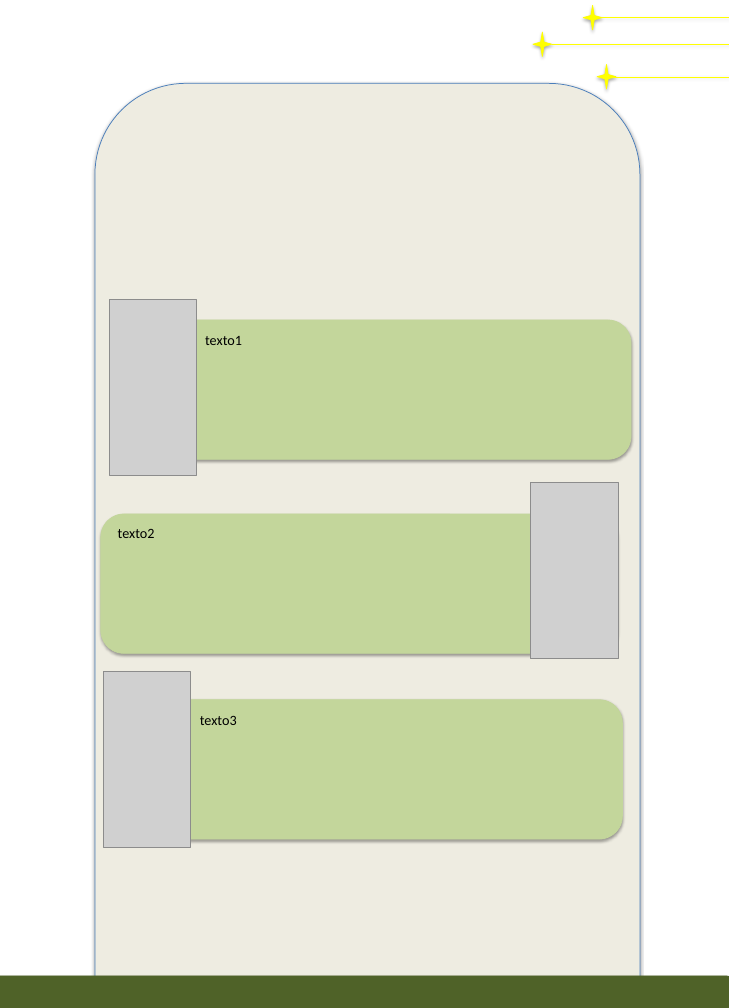
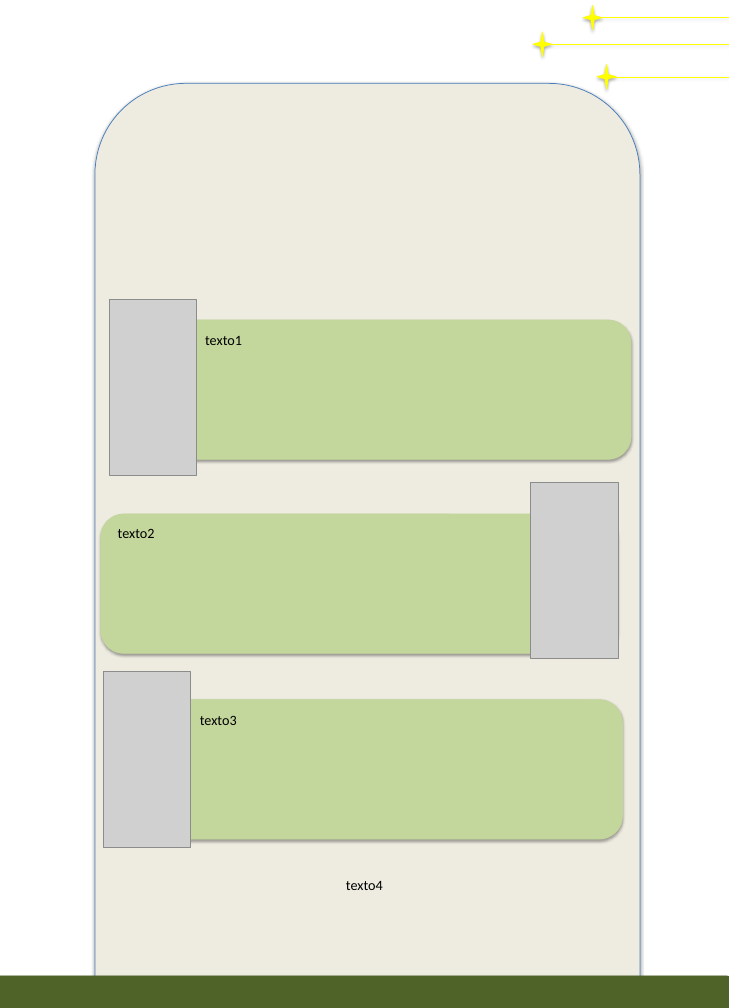
Before and after one commit to Helmelhor/automacao-templates, a slide deck: slide 1 of minha_apresentacao.pptx. Drawn at 729x1008 pixels with LibreOffice and Linux fonts; fonts in the diff are those of the drawing; grey boxes stand for pictures; background and template pictures are left out. Boxes give left, top, right and bottom in pixels: in the first picture for what was removed or moved away, otherwise in the second. Text is boxed around its words. In the diff, an @@ line names an element or a change of style, - is before the commit and + after.

Commit message:
Update minha_apresentacao.pptx
adaptação de nome "texto4"

```diff
--- a/minha_apresentacao.pptx
+++ b/minha_apresentacao.pptx
@@ text added at [346, 881, 383, 890], 14 pt, text #000000 @@
+texto4
```
